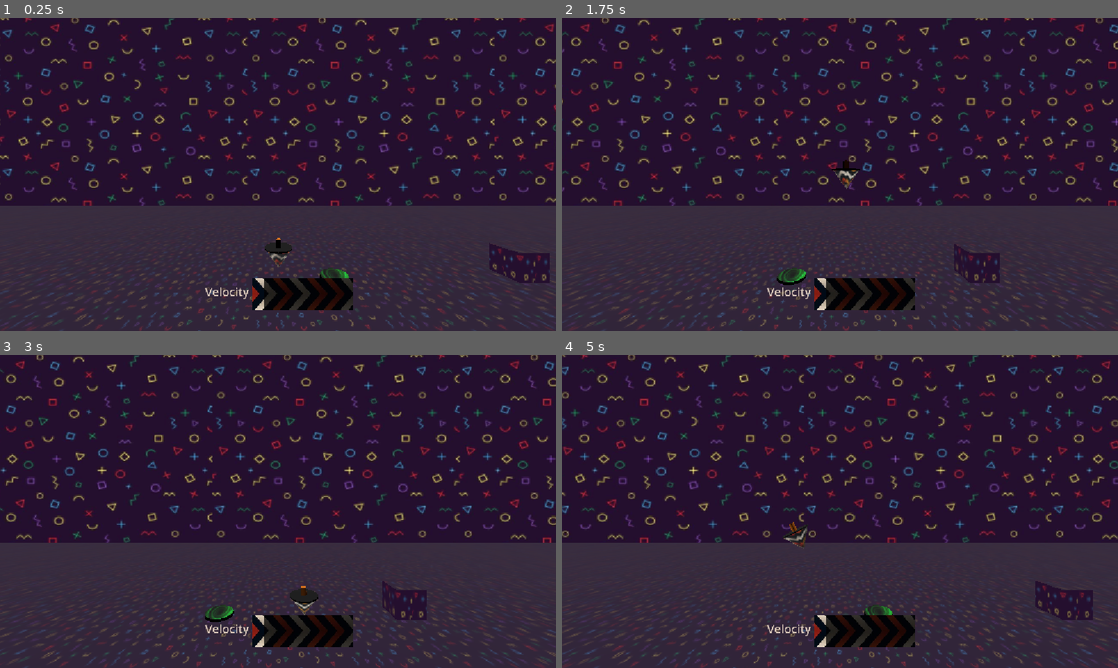
Above: before the commit, frames 1-4 (two rows, left to right).
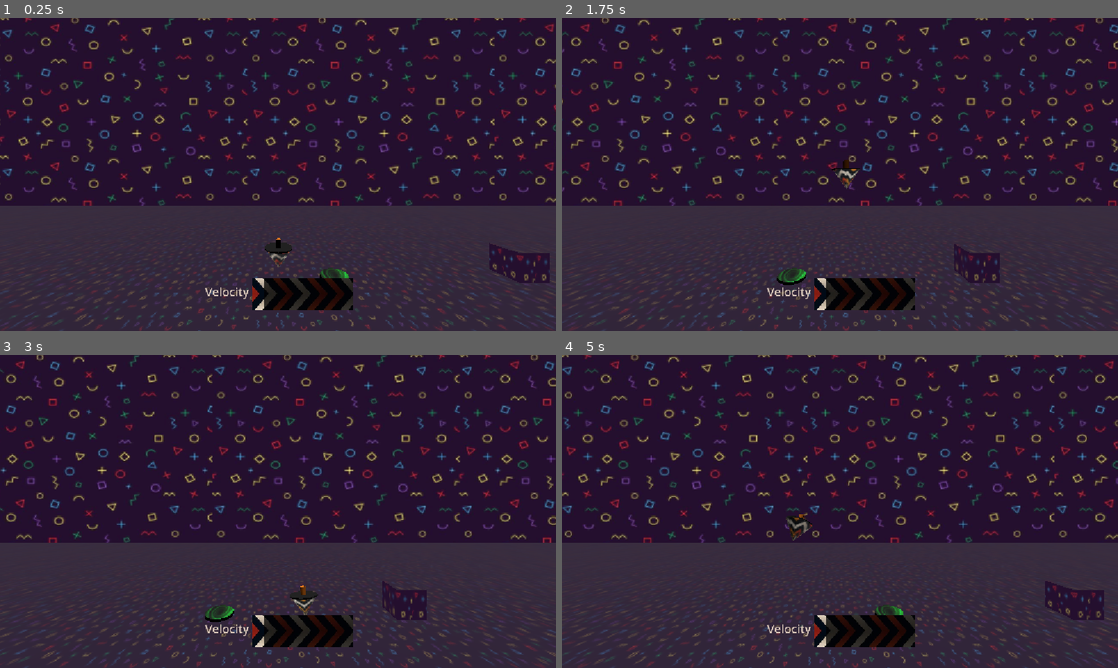
Above: after the commit, the same moments.

Repository: Tal1762/JuniperGameJam
Game: Godot game, scene res://space.tscn
The game is run twice, just before and just after one commit, with the same random seed, the same clock (stepped at 60 frames per second) and the same inputs.
Inputs:
- Up to frame 1 (0.25 s): no input
- Up to frame 2 (1.75 s): hold D (right) 0.53-1.28 s; hold A (left) from 1.28 s (still down)
- Up to frame 3 (3 s): release A (left) at 2.03 s; hold D (right) from 2.03 s (still down)
- Up to frame 4 (5 s): release D (right) at 3.53 s; hold A (left) from 3.53 s (still down)

The runs differ from the first frame. In frame 2, less than 0.1% of the frame differs, in the area x 48-54%, y 45-54%; in frame 3, 0.1%; in frame 4, 11%, in the area x 0-100%, y 0-100%.

Commit message:
level_1 changes

Diff:
--- a/level_1.tscn
+++ b/level_1.tscn
@@ -60,4 +60,4 @@
 transform = Transform3D(1, 0, 0, 0, -4.371139e-08, 1, 0, -1, -4.371139e-08, 0.068612576, 7.787996, -7.3481374)
 
 [node name="Bounce Pad" parent="." unique_id=520150788 instance=ExtResource("4_ihfcg")]
-transform = Transform3D(1, 0, 0, 0, 1, 0, 0, 0, 1, -10.294483, 0.55, -2.7286358)
+transform = Transform3D(1, 0, 0, 0, 1, 0, 0, 0, 1, -14.1253, 0.500292, 0)
--- a/top.gd
+++ b/top.gd
@@ -4,7 +4,7 @@
 @export var stability_factor:float = 1.5
 @export var terminal_velocity:float = 15.0
 @export var velocity:float = 15.0
-@export var initial_spin:float = 15.0
+@export var continous_spin:float = 100.0
 
 # Called when the node enters the scene tree for the first time.
 func _ready() -> void:
@@ -17,7 +17,7 @@
 
 func _physics_process(delta: float) -> void:
 	#pass
-	apply_torque(Vector3(0, 10, 0))
+	apply_torque(Vector3(0, continous_spin, 0))
 	friction()
 	movement()
 	gyroscopic_forces()
